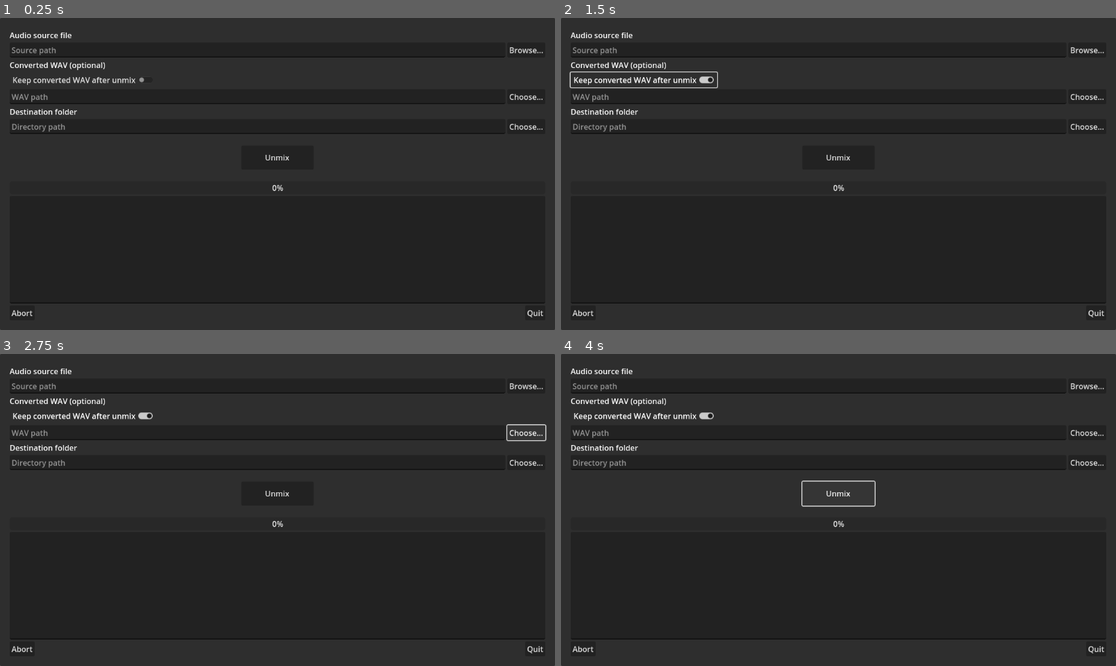
Above: before the commit, frames 1-4 (two rows, left to right).
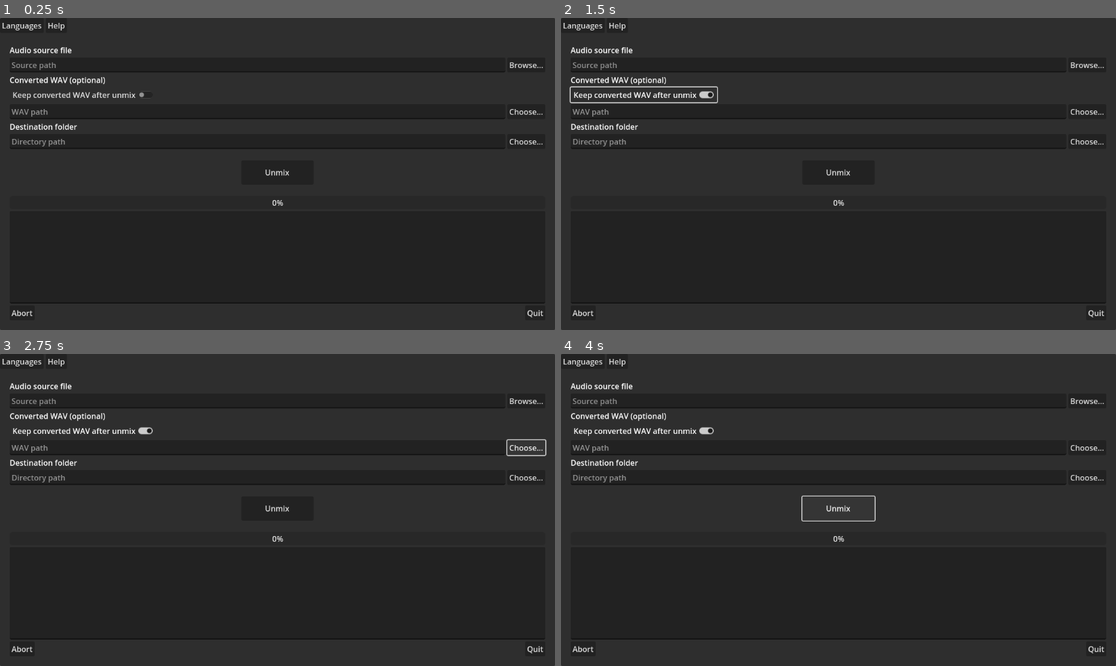
Above: after the commit, the same moments.

Repository: erwan-privat/unmix-gui
Game: Godot game, scene res://main.tscn
Same seed, same stepped clock (60 frames per second), same inputs: the game is played once before the commit and once after it.
Inputs:
- Up to frame 1 (0.25 s): no input
- Up to frame 2 (1.5 s): click "Browse..." at 0.5 s; click "Keep converted WAV after unmix" at 1.25 s
- Up to frame 3 (2.75 s): click "Choose..." at 2 s
- Up to frame 4 (4 s): click "Choose..." at 2.75 s; click "Unmix" at 3.5 s

The runs differ from the first frame. In frame 1, 3.1% of the frame differs, in the area x 0-98%, y 1-61%; in frame 2, 3.6%; in frame 3, 3.4%; in frame 4, 3.4%.
Error before the commit: Parse Error: Expected end of statement after variable declaration, found "," instead. (res://menu_bar.gd:38)
Error after the commit: Invalid type in function 'set_locale' in base 'TranslationServer'. Cannot convert argument 1 from Nil to String. (res://main.gd:112)

Commit message:
i18n done

Diff:
--- a/src/menu_bar.gd
+++ b/src/menu_bar.gd
@@ -35,7 +35,7 @@
 	# 		SK: &"quit",
 	# 		CB: _on_files_quit,
 	# 	},
-	},
+	# },
 	&"Languages": {
 		&"English": {
 			SK: &"en",
--- a/src/translations.csv
+++ b/src/translations.csv
@@ -7,6 +7,7 @@
 Source path,Chemin du ficher source
 Browse...,Ouvrir...
 Converted WAV (optional),Emplacement du fichier WAV converti
+Keep converted WAV after unmix,Garder le fichier WAV après démix
 WAV path,Chemin du WAV
 Choose...,Choisir...
 Destination folder,Répertoire de destination
Binary file changed: src/translations.fr.translation
